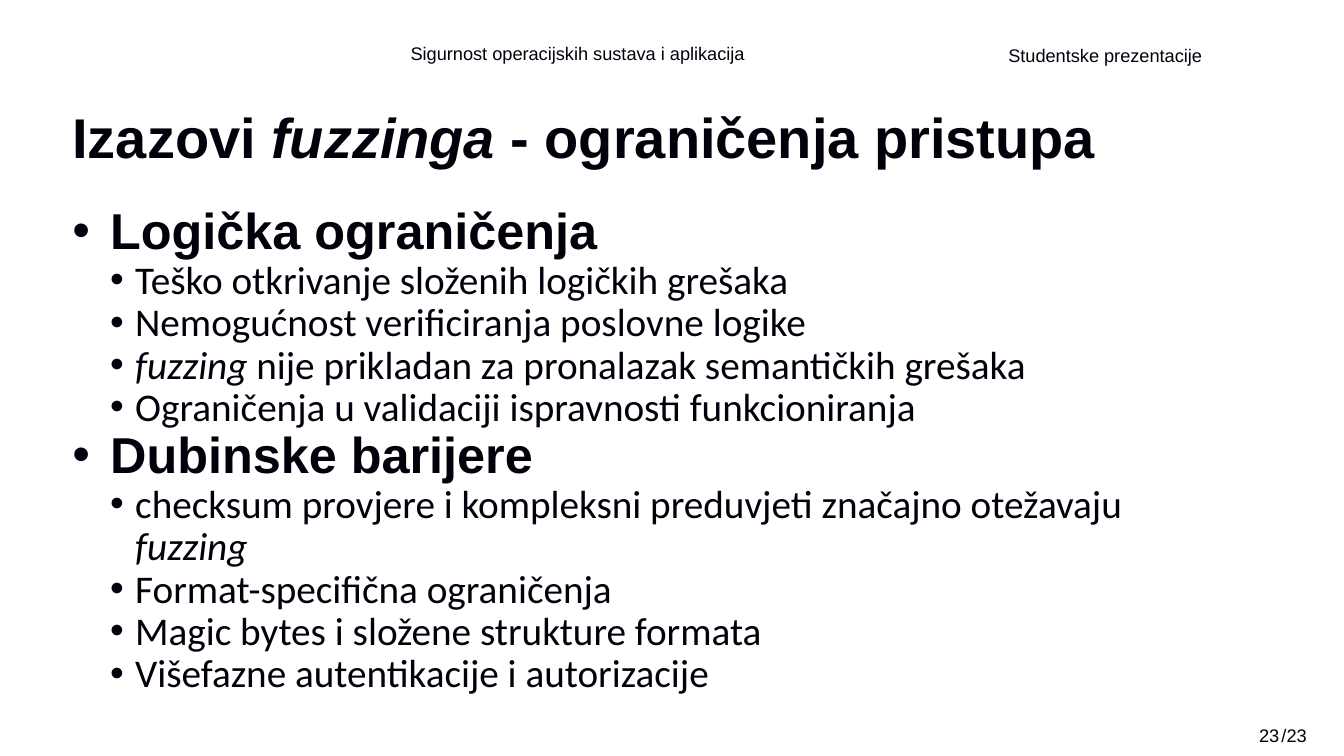
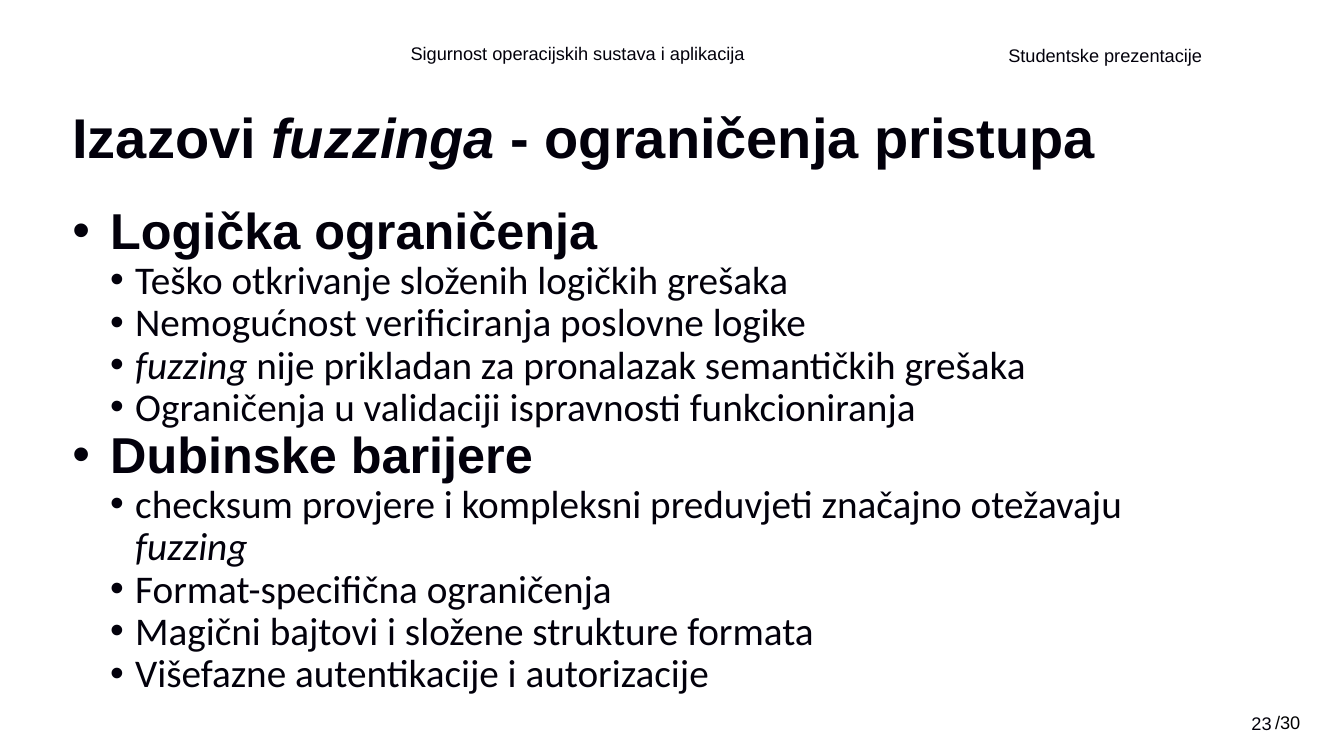
Before and after one commit to Gl1tc6/FER_diplomski, a slide deck: slide 23 of 2semestar/SOSA/SOSA Studentske prezentacije - DAK_Fuzzing.pptx. Drawn at 1344x756 pixels with LibreOffice and Linux fonts; fonts in the diff are those of the drawing; background and template pictures are left out. Boxes give left, top, right and bottom in pixels: in the first picture for what was removed or moved away, otherwise in the second. Text is boxed around its words. In the diff, an @@ line names an element or a change of style, - is before the commit and + after.

```diff
--- a/2semestar/SOSA/SOSA Studentske prezentacije - DAK_Fuzzing.pptx
+++ b/2semestar/SOSA/SOSA Studentske prezentacije - DAK_Fuzzing.pptx
@@ text at (x1=135, y1=617, x2=813, y2=652): text changed @@
-  • Magic bytes i složene strukture formata
+  • Magični bajtovi i složene strukture formata
@@ page number rewrapped from (x1=1281, y1=728, x2=1306, y2=742) to (x1=1251, y1=717, x2=1271, y2=730) @@
@@ text added at (x1=1275, y1=715, x2=1300, y2=730), 13 pt, text #000000 @@
+/30
@@ text removed at (x1=1259, y1=729, x2=1279, y2=742) @@
-/23
```
Also in this commit, not shown: 26 other slides changed, 47 other files.
